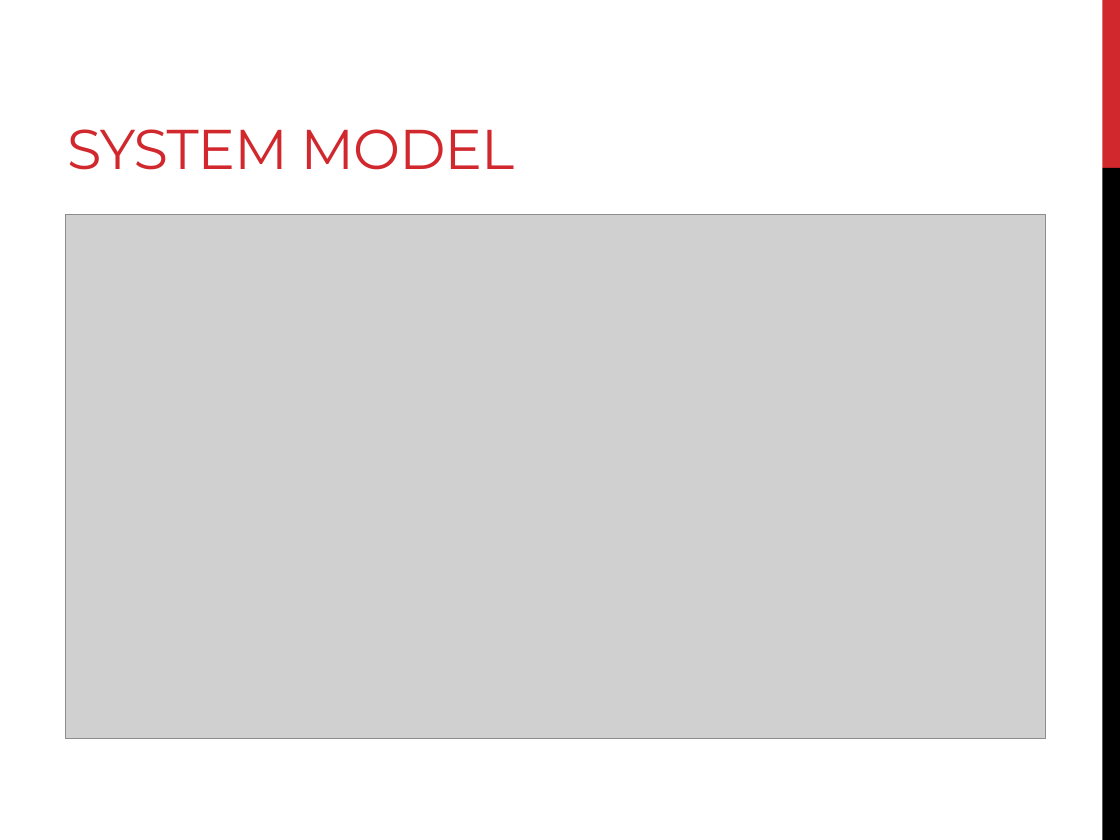
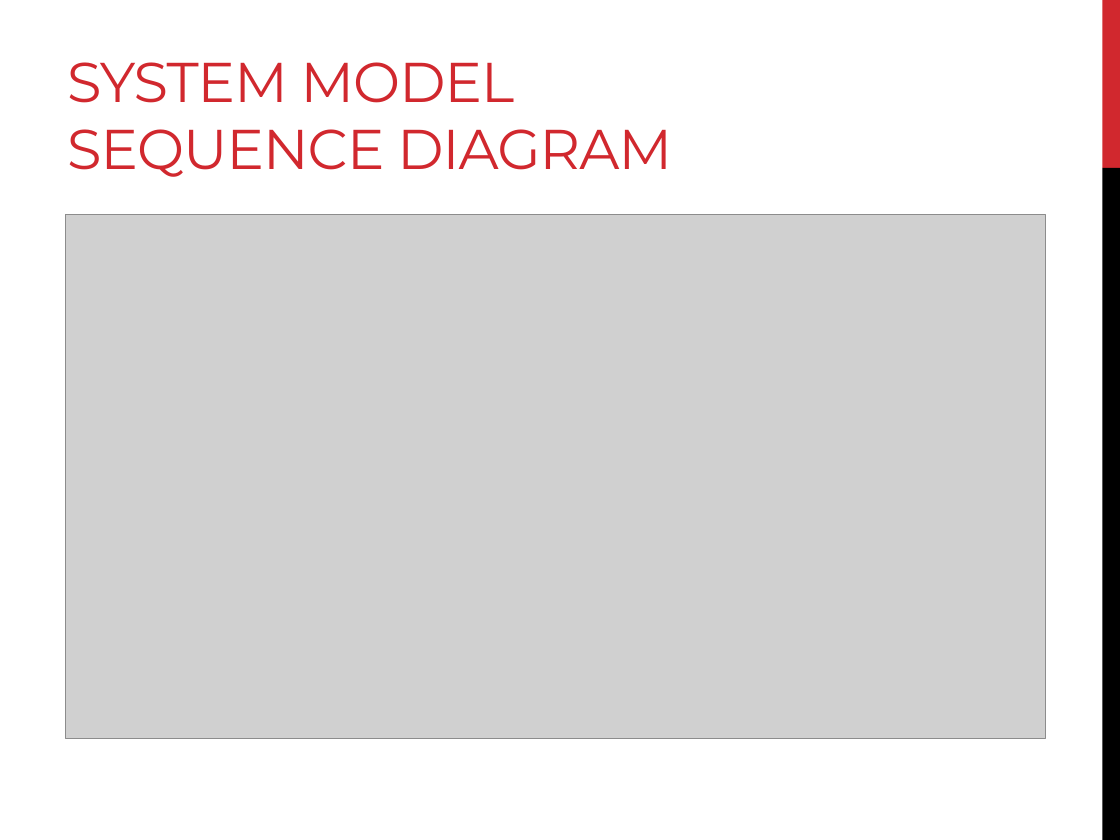
Before and after one commit to AndreasSchwagerl/RR-Survey-System, a slide deck: slide 10 of Survey System - Progress Presentation 3.pptx (slide 11 before the commit). Drawn at 1120x840 pixels with LibreOffice and Linux fonts; fonts in the diff are those of the drawing; grey boxes stand for pictures. Boxes give left, top, right and bottom in pixels: in the first picture for what was removed or moved away, otherwise in the second. Text is boxed around its words. In the diff, an @@ line names an element or a change of style, - is before the commit and + after.

```diff
--- a/Survey System - Progress Presentation 3.pptx
+++ b/Survey System - Progress Presentation 3.pptx
@@ title at (67, 62, 672, 177): text changed @@
-SYSTEM MODEL
+SYSTEM MODEL
+SEQUENCE DIAGRAM
```
Also in this commit, not shown: 7 other slides changed, 4 slides added, 1 slide removed.
